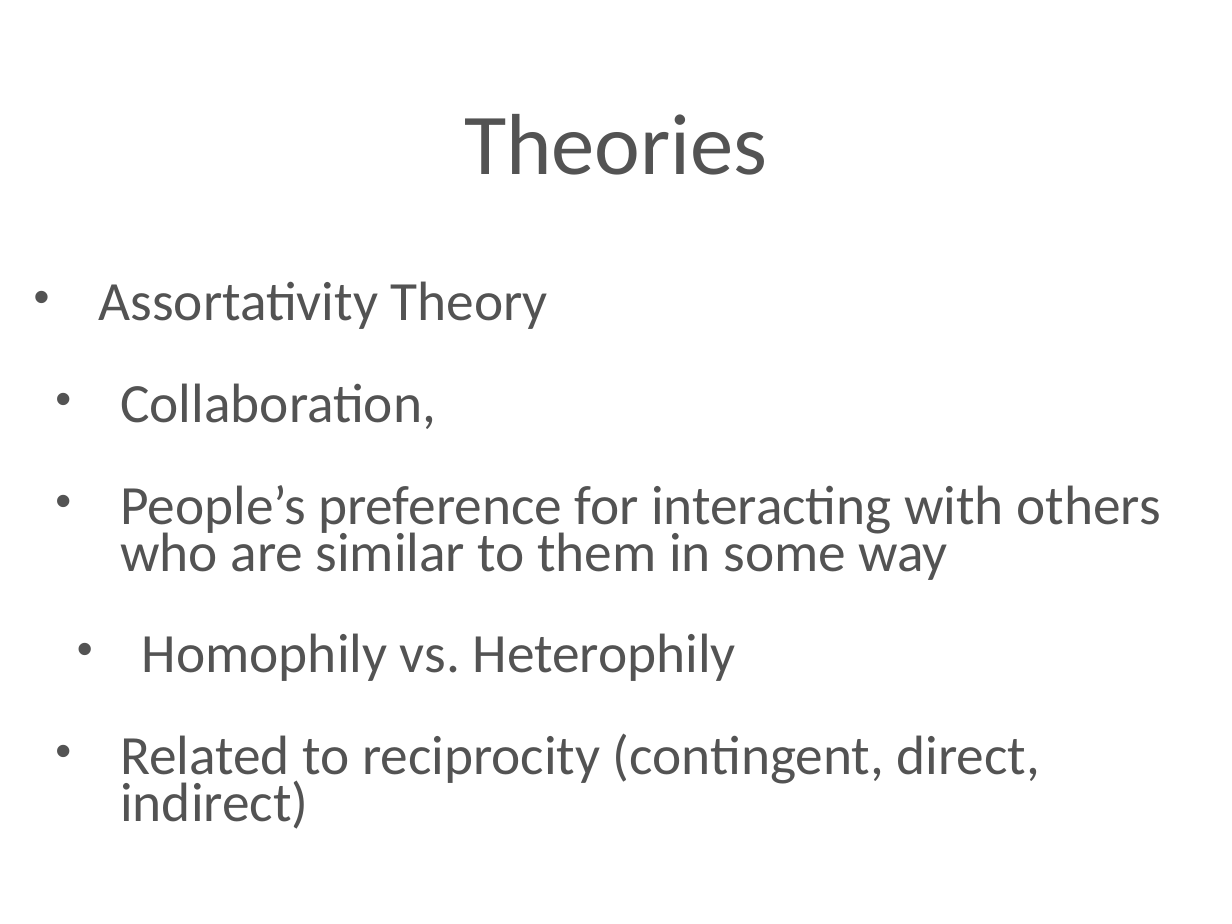
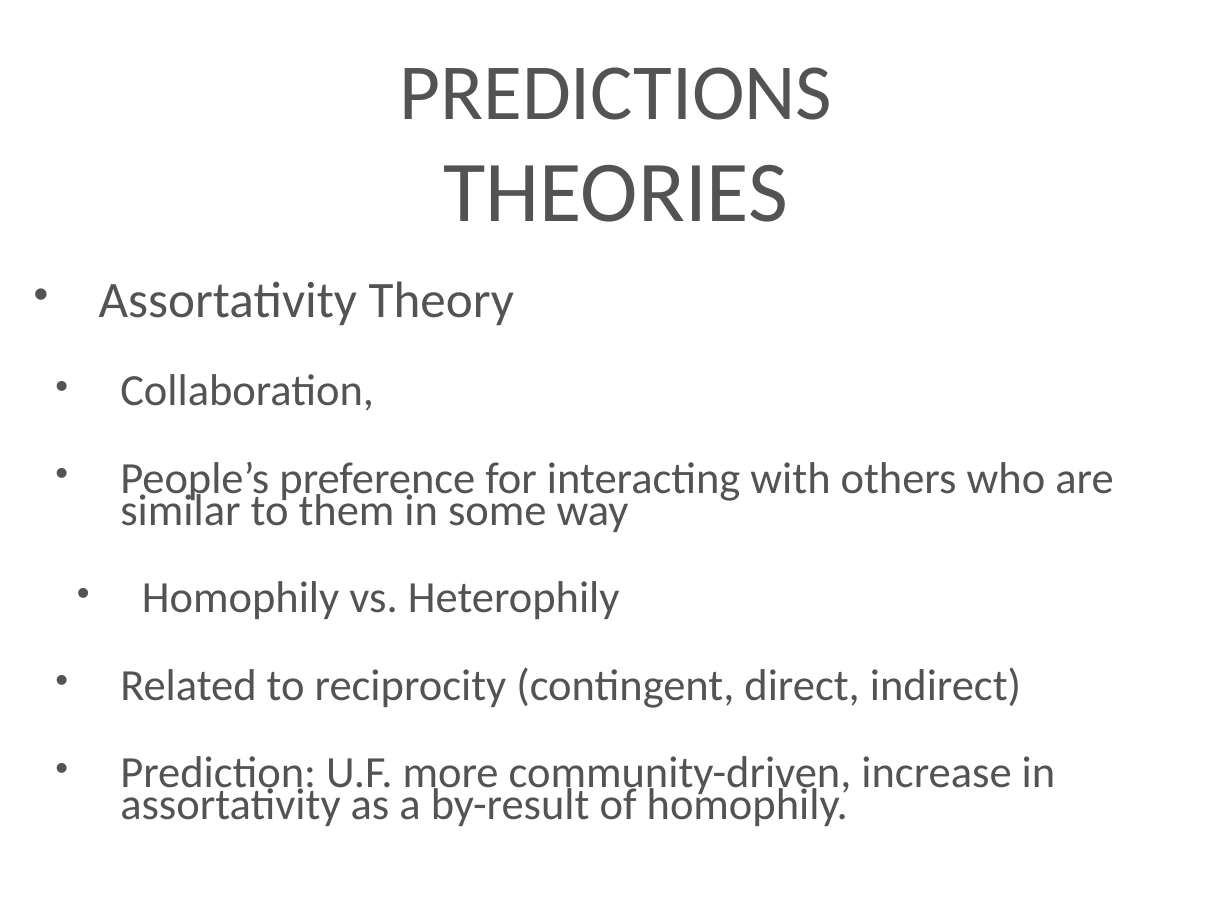
Before and after one commit to azarbakht/prelim_slides, a slide deck: slide 16 of Prelim_Slides_Amir.ppt (slide 19 before the commit). Drawn at 1232x924 pixels with LibreOffice and Linux fonts; fonts in the diff are those of the drawing; background and template pictures are left out. Boxes give left, top, right and bottom in pixels: in the first picture for what was removed or moved away, otherwise in the second. Text is boxed around its words. In the diff, an @@ line names an element or a change of style, - is before the commit and + after.

```diff
--- a/Prelim_Slides_Amir.ppt
+++ b/Prelim_Slides_Amir.ppt
@@ title at (399, 67, 832, 222): text changed; size 72 to 66 pt @@
-Theories
+PREDICTIONS
+THEORIES
@@ text at (99, 281, 1113, 708): size 46 to 42.5 pt in "Assortativity Theory"; size 46 to 37 pt in "Collaboration,", "People’s preference for interacting with others who ...", "Homophily vs. Heterophily", "Related to reciprocity (contingent, direct, indirect)"; line spacing 0.7 to 0.6 @@
@@ text at (120, 756, 1056, 826): paragraph added @@
+  • Prediction: U.F. more community-driven, increase in assortativity as a by-result of homophily.
```
Also in this commit, not shown: 13 other slides changed, 4 slides added, 3 slides removed, 1 other file.
